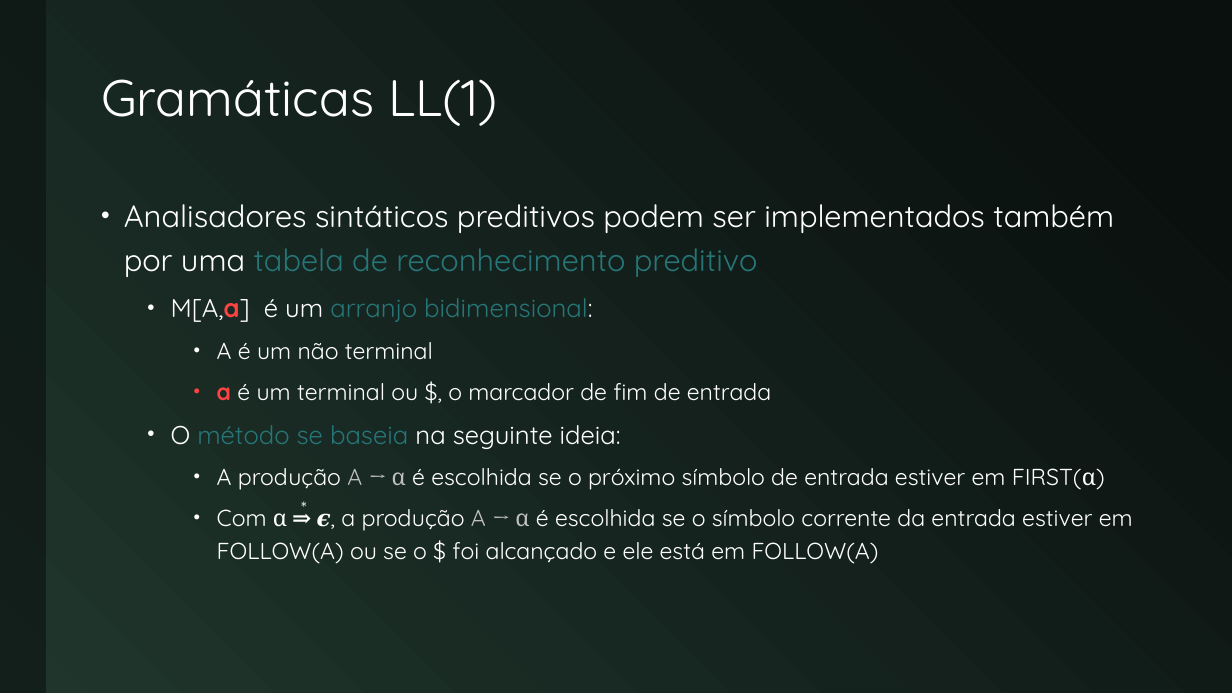
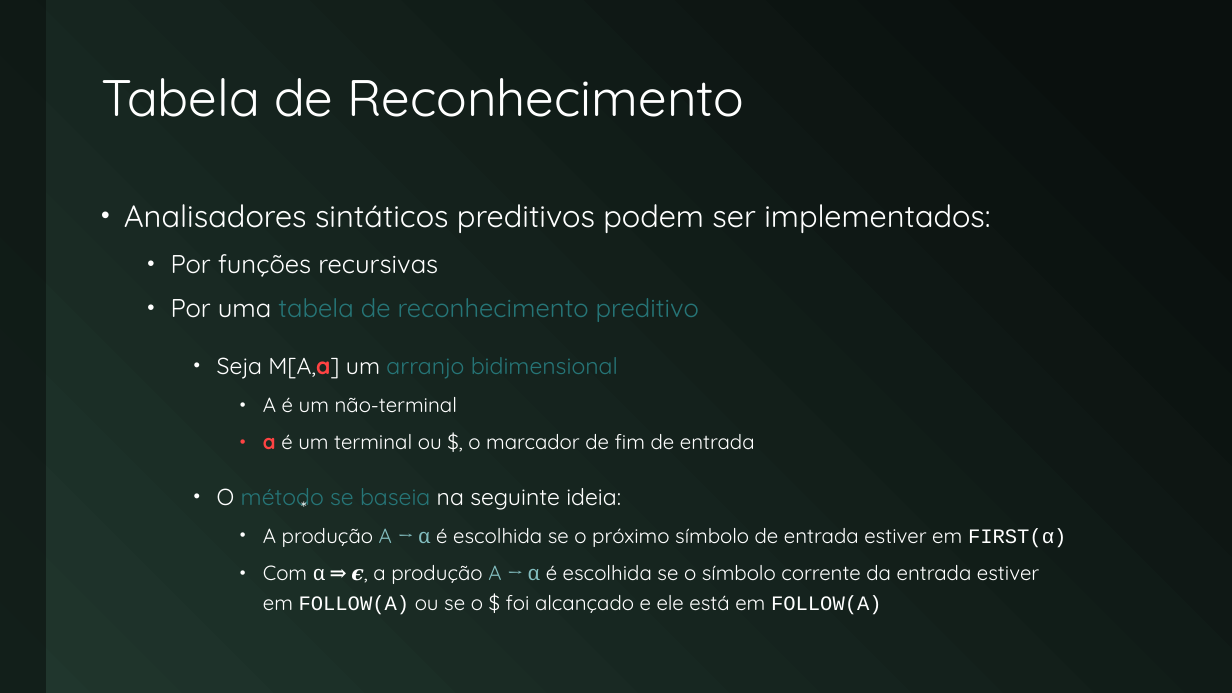
Before and after one commit to JudsonSS/Compiladores, a slide deck: slide 8 of Slides/22. Analisador Preditivo.pptx (slide 6 before the commit). Drawn at 1232x693 pixels with LibreOffice and Linux fonts; fonts in the diff are those of the drawing. Boxes give left, top, right and bottom in pixels: in the first picture for what was removed or moved away, otherwise in the second. Text is boxed around its words. In the diff, an @@ line names an element or a change of style, - is before the commit and + after.

```diff
--- a/Slides/22. Analisador Preditivo.pptx
+++ b/Slides/22. Analisador Preditivo.pptx
@@ title at (x1=101, y1=78, x2=744, y2=117): text changed @@
-Gramáticas LL(1)
+Tabela de Reconhecimento
@@ text at (x1=124, y1=204, x2=990, y2=412): text changed; size 24 to 20 pt @@
-• Analisadores sintáticos preditivos podem ser implementados também por uma tabela de reconhecimento preditivo
-  • M[A,a] é um arranjo bidimensional:
-    • A é um não terminal
+• Analisadores sintáticos preditivos podem ser implementados:
+  • Por funções recursivas
+  • Por uma tabela de reconhecimento preditivo
+    • Seja M[A,a] um arranjo bidimensional
+      • A é um não-terminal
@@ text at (x1=217, y1=434, x2=1066, y2=615): size 18 to 16 pt in "a é um terminal ou $, o ...", "A produção A → α é escolhida ...", "Com α ⇒ 𝝐, a produção A ..."; size 20 to 18 pt in "O método se baseia na seguinte ideia:"; font Quicksand to Courier New in "FIRST(α)", "FOLLOW(A) FOLLOW(A)"; font Cambria to Courier New in "FIRST(α)"; text colour #BFBFBF to #83BEC0 in "A → α", "A → α"; list level 3 to 4 in "a é um terminal ou ..."; list level 2 to 3 in "O método se baseia na ..."; list level 3 to 4 in "A produção A → α ..."; list level 3 to 4 in "Com α ⇒ 𝝐, a ..." @@
```
Also in this commit, not shown: 15 other slides changed, 8 slides added.
